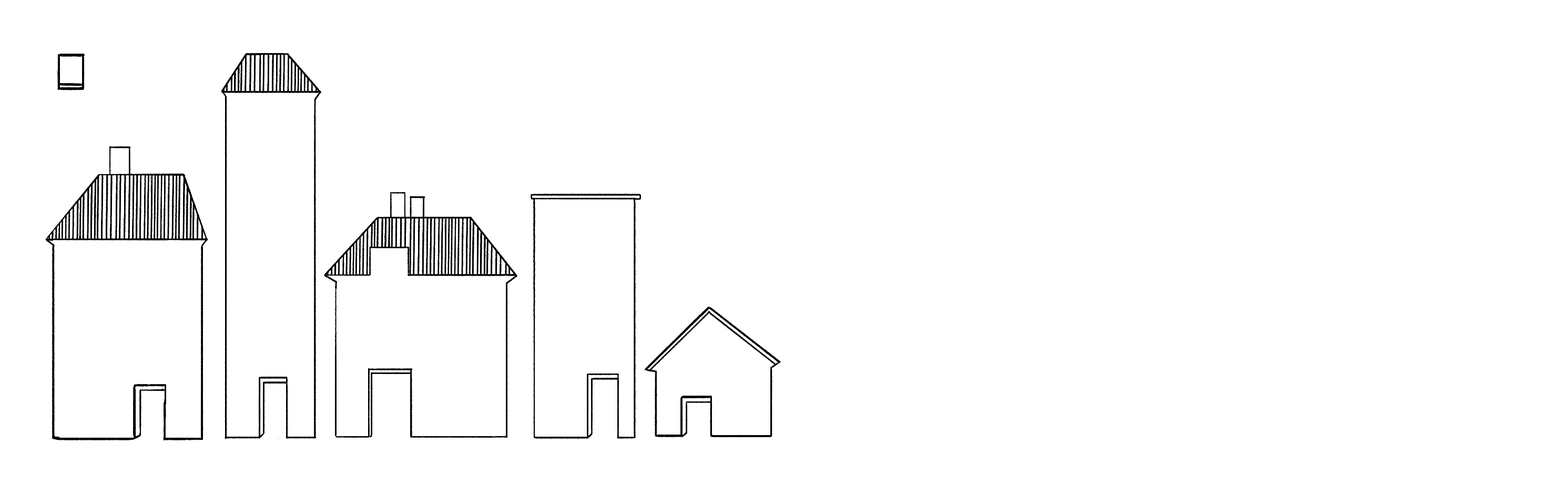
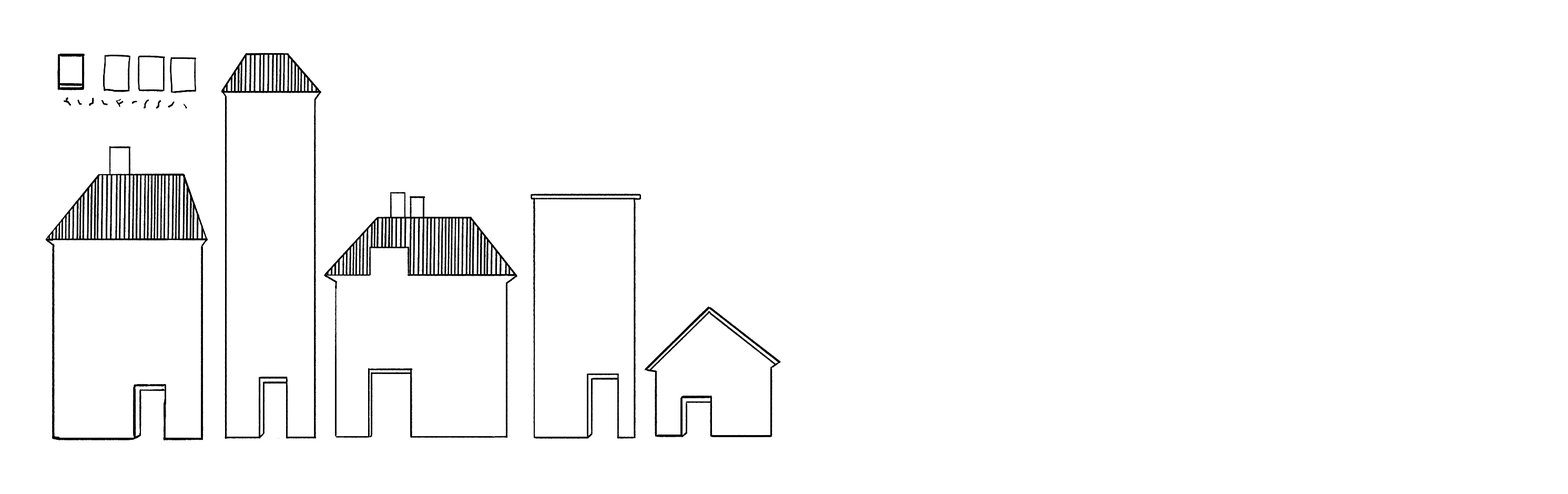
Comparing the layer stacks of the two 1568×494 images. Changes:
added layer "WindowCrack_10" in group "House_Window" over [63, 97, 71, 106]
added layer "WindowCrack_9" in group "House_Window" over [77, 99, 83, 106]
added layer "WindowCrack_8" in group "House_Window" over [88, 97, 95, 107]
added layer "WindowCrack_7" in group "House_Window" over [101, 99, 108, 106]
added layer "WindowCrack_6" in group "House_Window" over [115, 98, 124, 108]
added layer "WindowCrack_5" in group "House_Window" over [131, 100, 138, 105]
added layer "WindowCrack_4" in group "House_Window" over [143, 99, 149, 109]
added layer "WindowCrack_3" in group "House_Window" over [155, 99, 162, 109]
added layer "WindowCrack_2" in group "House_Window" over [167, 101, 175, 108]
added layer "WindowCrack_1" in group "House_Window" over [183, 103, 188, 109]
added layer "WindowBroken_3" in group "House_Window" over [169, 56, 197, 94]
added layer "WindowBroken_2" in group "House_Window" over [137, 55, 166, 92]
added layer "WindowBroken_1" in group "House_Window" over [103, 54, 131, 93]
